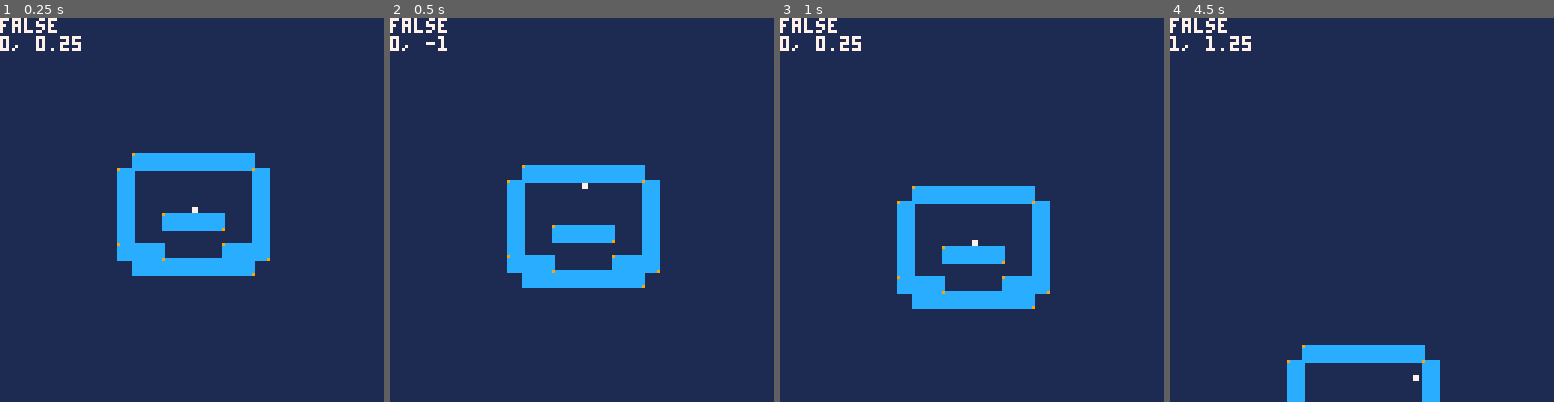
Above: before the commit, frames 1-4 (left to right).
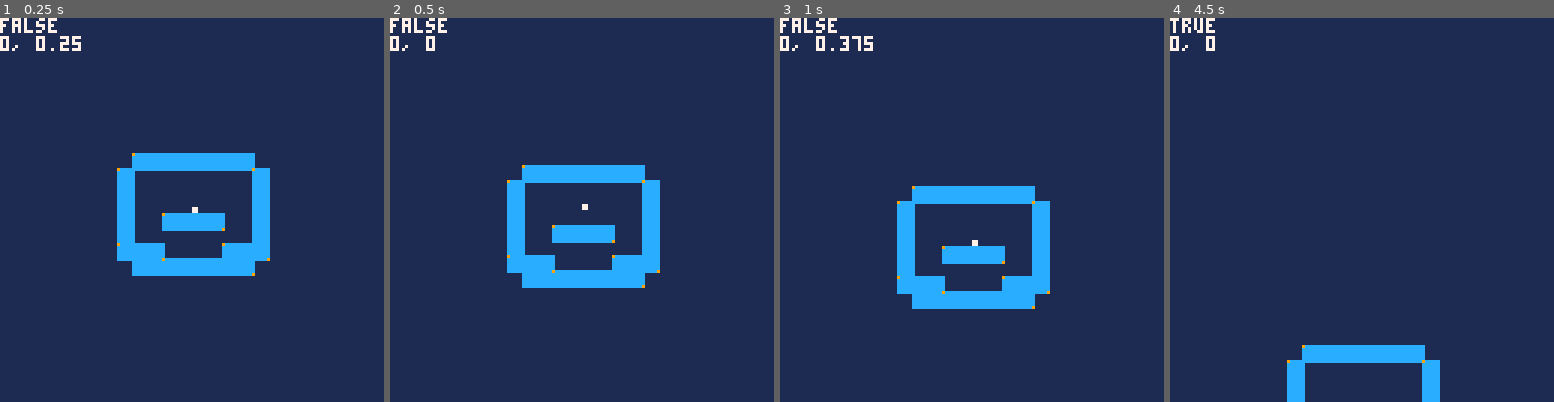
Above: after the commit, the same moments.

Repository: nucleartide/airship-prototype
Game: PICO-8 cartridge carts/wafflejs.p8
Same seed, same stepped clock (60 frames per second), same inputs: the game is played once before the commit and once after it.
Inputs:
- Up to frame 1 (0.25 s): no input
- Up to frame 2 (0.5 s): tap X (X key) at 0.33 s
- Up to frame 3 (1 s): tap O (Z key) at 0.7 s
- Up to frame 4 (4.5 s): tap X (X key) at 1.07, 1.85, 2.97, 4.08 s; hold Right 1.6-2.1 s; tap O (Z key) every 0.4 s from 1.7 to 4.1 s; hold Up 2.15-2.42 s; hold Right 2.47-3.03 s; hold Left 3.08-3.58 s; hold Down 3.63-3.97 s; hold Right from 4.02 s (still down)

Frame 1 is identical in both runs. In frame 2, 0.2% of the frame differs, in the area x 9-52%, y 4-50%; in frame 3, 0.1%; in frame 4, 0.5%, in the area x 0-65%, y 0-95%.

Commit message:
update jump vel

Diff:
--- a/carts/wafflejs.p8
+++ b/carts/wafflejs.p8
@@ -149,7 +149,7 @@
     m             = mass,
     max_vel       = vec2(1, 2.5),
     is_grounded   = false,
-    jump_vel      = -1.75,
+    jump_vel      = -.75,
 
     -- note: don't use this,
     -- use `player_bounds()` so values get updated.
